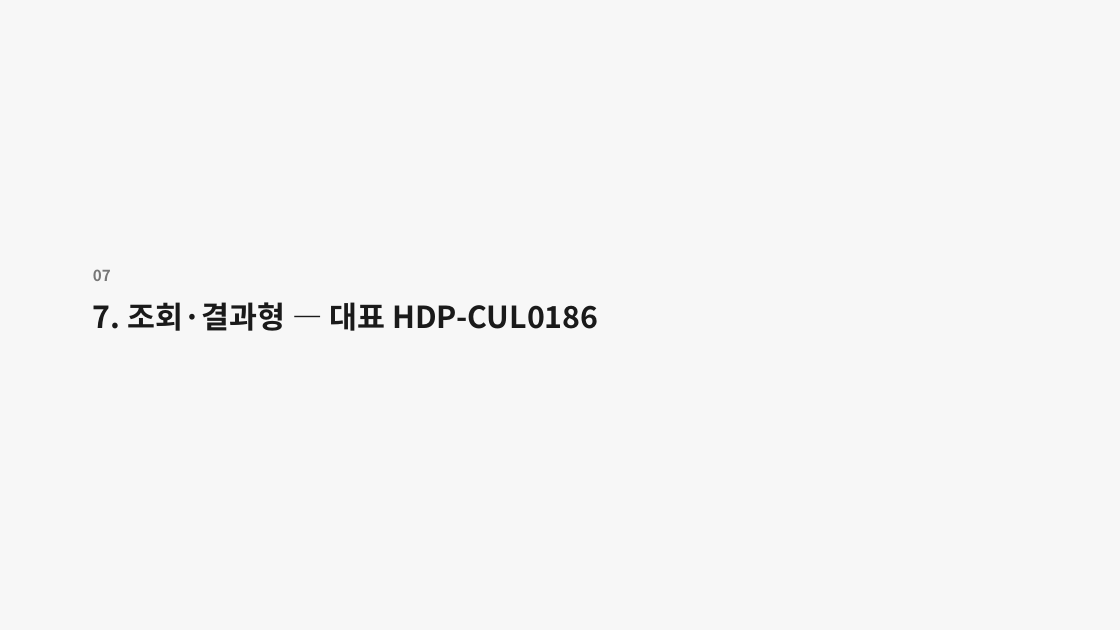
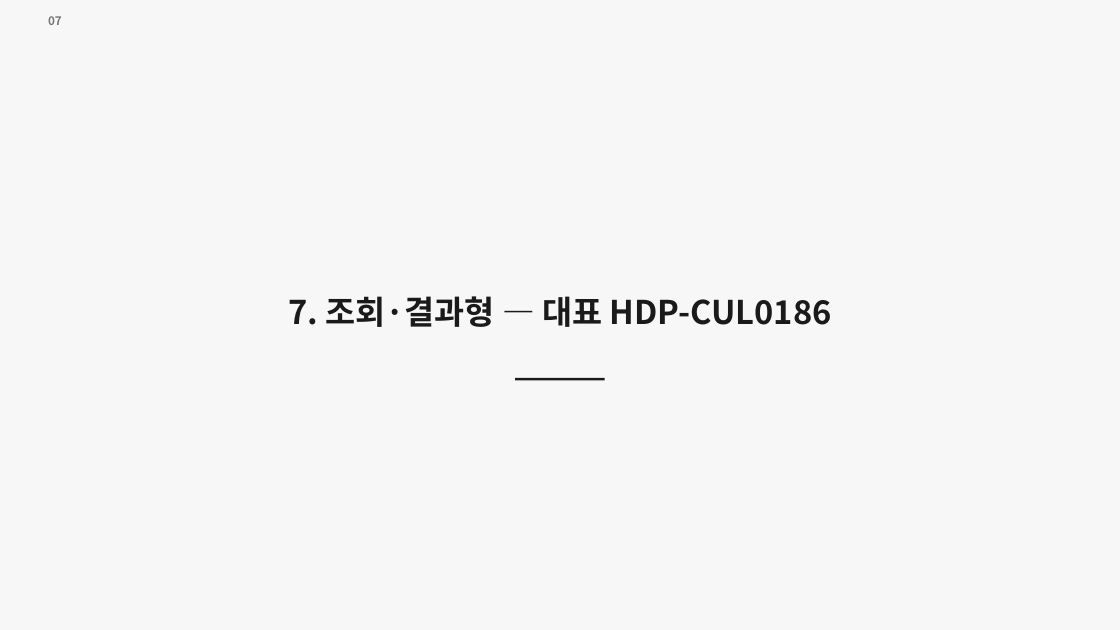
Before and after one commit to ddond-cmyk/ossp-sim-viewer, a slide deck: slide 14 of native/HDDS_UI상세설계서_유형대표_V1.0.pptx. Drawn at 1120x630 pixels with LibreOffice and Linux fonts; fonts in the diff are those of the drawing. Boxes give left, top, right and bottom in pixels: in the first picture for what was removed or moved away, otherwise in the second. Text is boxed around its words. In the diff, an @@ line names an element or a change of style, - is before the commit and + after.

```diff
--- a/native/HDDS_UI상세설계서_유형대표_V1.0.pptx
+++ b/native/HDDS_UI상세설계서_유형대표_V1.0.pptx
@@ text "07": place and size @@
-text "07" at (93,269,111,281)
+text "07" at (48,16,62,25)
@@ text "07" at (48,16,62,25): size 13 to 10 pt @@
@@ text "7. 조회·결과형 — 대표 HDP-CUL0186": place and size @@
-text "7. 조회·결과형 — 대표 HDP-CUL0186" at (93,302,598,331)
+text "7. 조회·결과형 — 대표 HDP-CUL0186" at (288,296,832,327)
@@ text "7. 조회·결과형 — 대표 HDP-CUL0186" at (288,296,832,327): size 26 to 28 pt; alignment left to centre @@
@@ rectangle added at (515,378,605,381), fill #1A1A1A @@
```
Also in this commit, not shown: 6 other slides changed, 59 other files.
